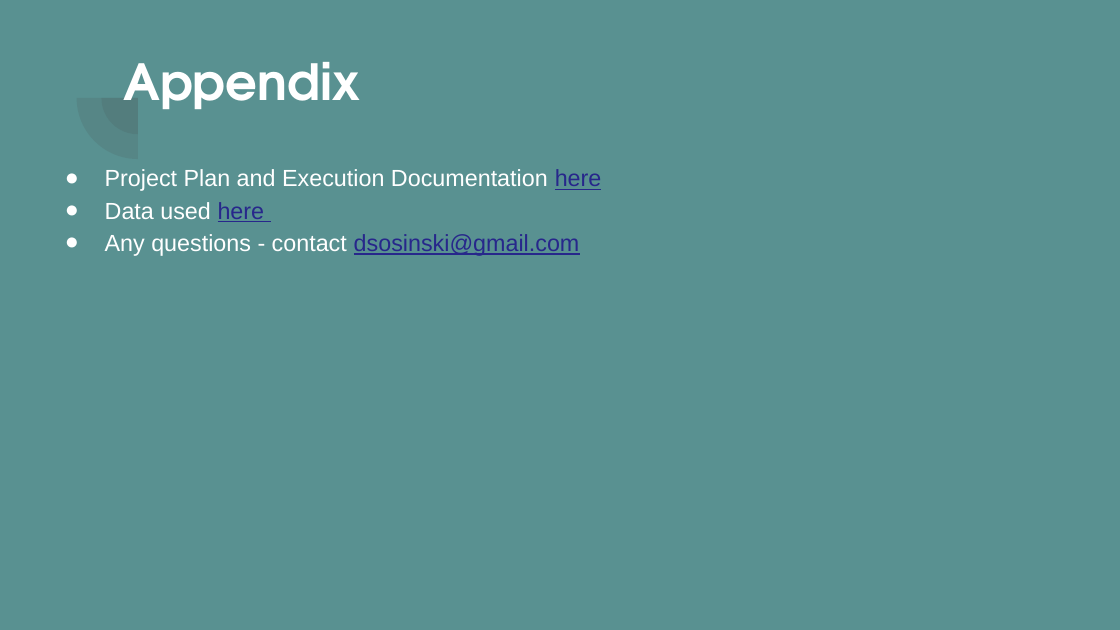
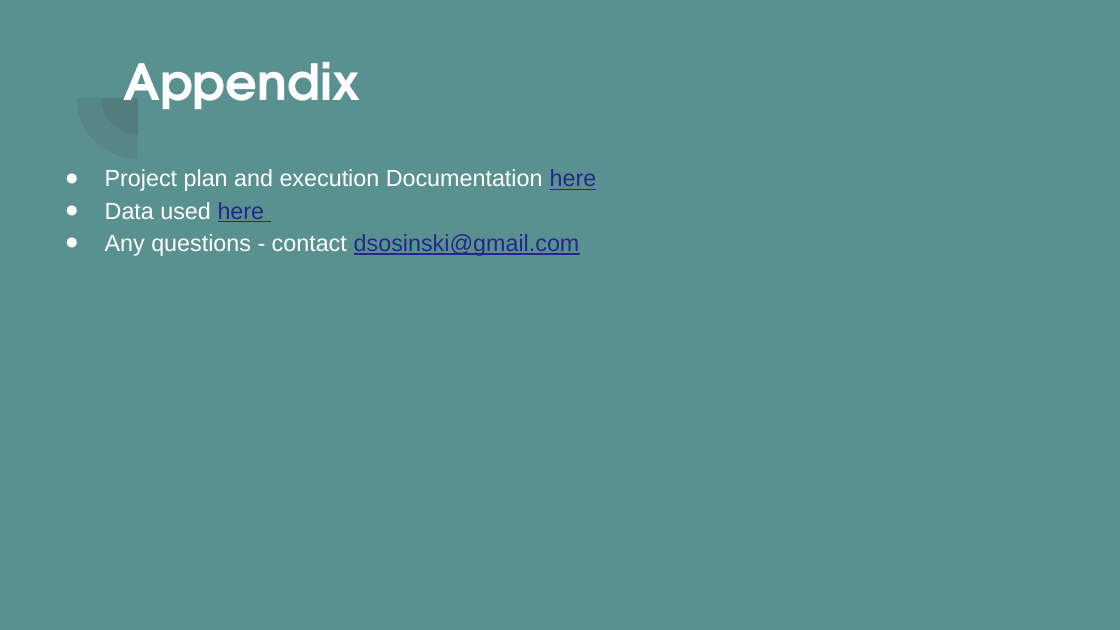
Before and after one commit to DSosinski/CyclisticAnalysis, a slide deck: slide 12 of Docs/Cyclistic Marketing Strategy 2020 - 2021.pptx (slide 11 before the commit). Drawn at 1120x630 pixels with LibreOffice and Linux fonts; fonts in the diff are those of the drawing. Boxes give left, top, right and bottom in pixels: in the first picture for what was removed or moved away, otherwise in the second. Text is boxed around its words. In the diff, an @@ line names an element or a change of style, - is before the commit and + after.

```diff
--- a/Docs/Cyclistic Marketing Strategy 2020 - 2021.pptx
+++ b/Docs/Cyclistic Marketing Strategy 2020 - 2021.pptx
@@ text at (105,169,597,191): text changed @@
-● Project Plan and Execution Documentation here
+● Project plan and execution Documentation here
```
Also in this commit, not shown: 9 other slides changed, 1 slide added, 2 other files.
